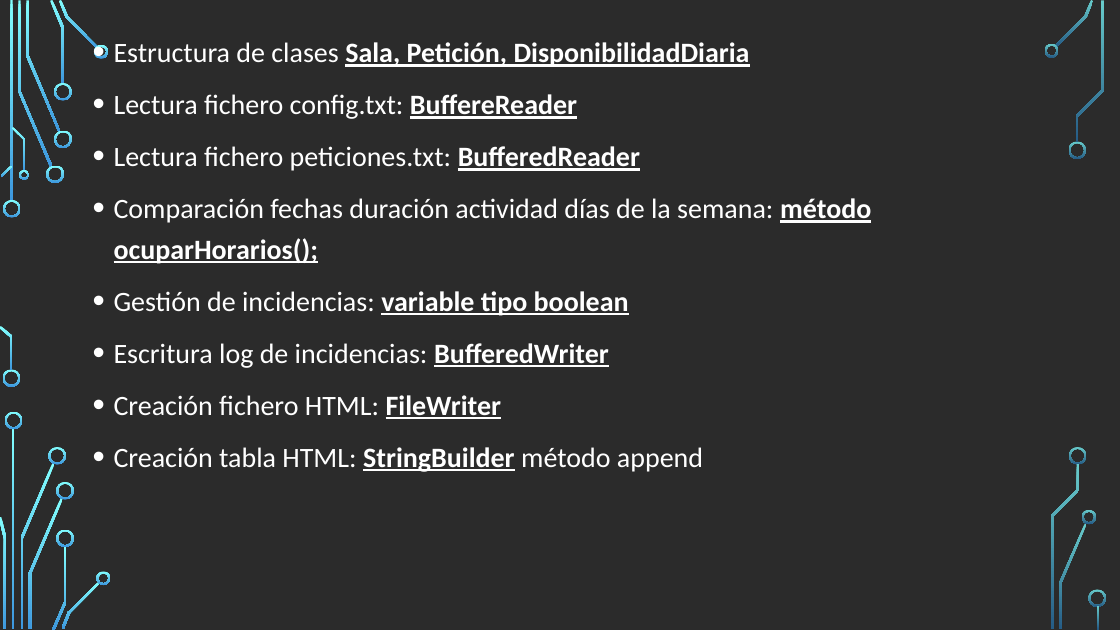
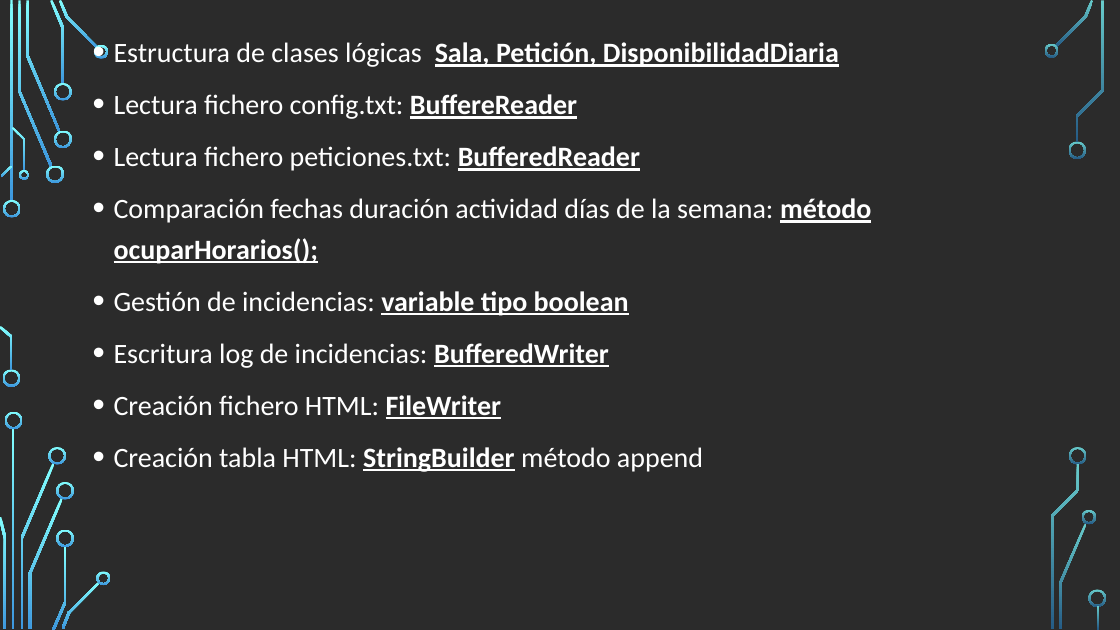
Before and after one commit to cettorre/Agenda, a slide deck: slide 2 of Presentación programa Agenda.odp. Drawn at 1120x630 pixels with LibreOffice and Linux fonts; fonts in the diff are those of the drawing; background and template pictures are left out; a plain dark background stands for a picture behind light text. Boxes give left, top, right and bottom in pixels: in the first picture for what was removed or moved away, otherwise in the second. Text is boxed around its words. In the diff, an @@ line names an element or a change of style, - is before the commit and + after.

```diff
--- a/Presentación programa Agenda.odp
+++ b/Presentación programa Agenda.odp
@@ text at <box>114,42,839,67</box>: text changed @@
-• Estructura de clases Sala, Petición, DisponibilidadDiaria
+• Estructura de clases lógicas Sala, Petición, DisponibilidadDiaria
```
Also in this commit, not shown: 3 other slides changed, 1 slide added, 8 other files.
